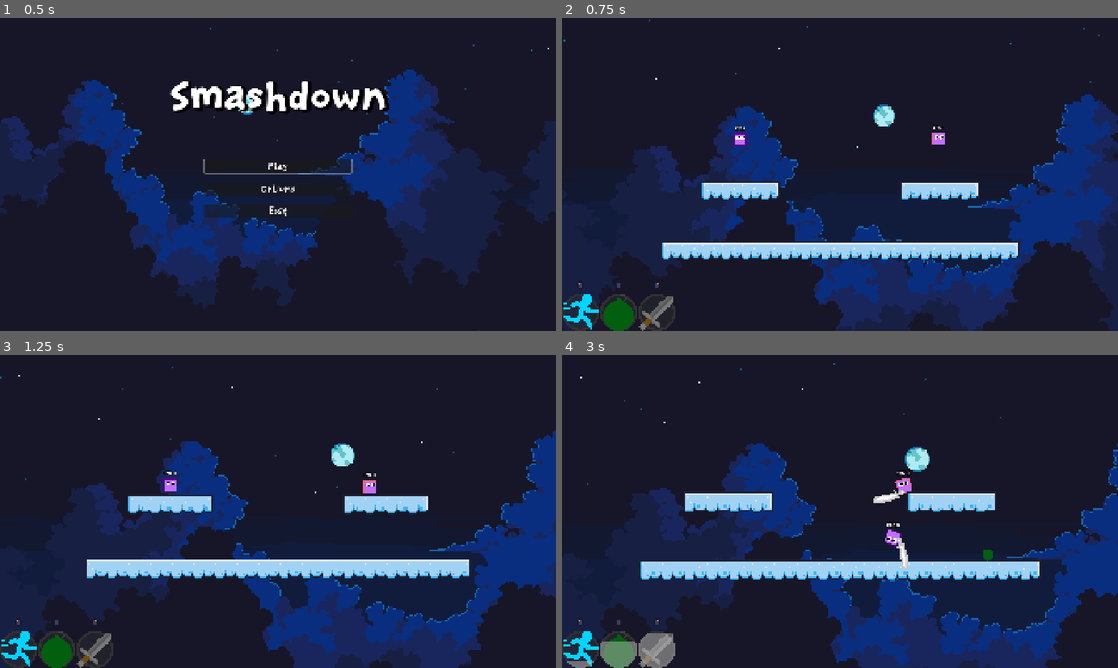
Above: before the commit, frames 1-4 (two rows, left to right).
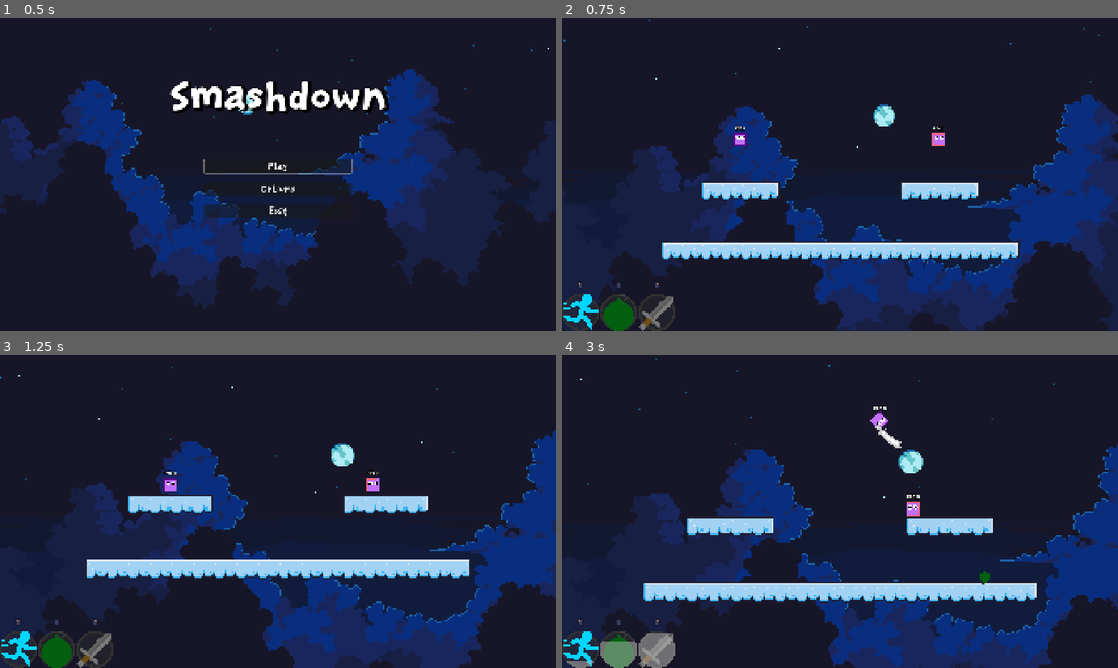
Above: after the commit, the same moments.

Repository: BoppleOpple/beat-the-clock
Game: Godot game, scene res://ui/main_menu/main_menu.tscn
The game is run twice, just before and just after one commit, with the same random seed, the same clock (stepped at 60 frames per second) and the same inputs.
Inputs (mouse positions are in pixels of both pictures, inside the frame that each line leads up to):
- Up to frame 1 (0.5 s): no input
- Up to frame 2 (0.75 s): click "Play" at 0.5 s
- Up to frame 3 (1.25 s): no input
- Up to frame 4 (3 s): move the mouse to (734, 486) at 1.27 s; hold D (gameplay_right) 1.28-2.03 s; click (734, 486) at 1.35 s; tap Space (gameplay_jump) at 1.52, 2.27 s; move the mouse to (917, 502) at 2.02 s; hold S (gameplay_down) 2.03-2.78 s; tap Middle mouse button (gameplay_ability_middle) at 2.1 s; click (917, 502) at 2.17 s; move the mouse to (895, 442) at 2.77 s; hold D (gameplay_right) from 2.78 s (still down); right-click (895, 442) at 2.85 s

Frame 1 is identical in both runs. In frame 2, 0.1% of the frame differs, in the area x 18-100%, y 34-50%; in frame 3, 0.1%; in frame 4, 18%, in the area x 3-100%, y 1-100%.

Commit message:
feat: make melee ai not suck ass

Diff:
--- a/actors/actor_base.gd
+++ b/actors/actor_base.gd
@@ -79,11 +79,14 @@
 var throw_sfx = preload("res://assets/audio/abilities/throw.mp3")
 var death_sfx = preload("res://assets/audio/entity/death.mp3")
 
+var motion_cause: Node2D = self
+
 ###########
 # METHODS #
 ###########
 
 func _ready() -> void:
+	self.motion_cause = self
 	$Timers/PlayerClock.start(GameManager.PLAYER_MAX_TIME / 2)
 
 func _process(_delta: float):
@@ -111,8 +114,8 @@
 	if should_free:
 		return
 
-	# keep ground detector beneath player
-	$JumpCollisionBelow.rotation = -self.rotation
+	# keep unrotatable objects beneath player
+	$Unrotatable.rotation = -self.rotation
 
 	if $Timers/HitstunTimer.time_left > 0.0:
 		return
@@ -241,7 +244,7 @@
 	# TODO add preventable death maybe
 	if force or true:
 		$DeathParticles.amount = clamp(int(self.linear_velocity.length() / 25), 4, 100)
-		print($DeathParticles.amount)
+
 		$DeathParticles.initial_velocity_min = self.linear_velocity.length() * 0.5
 		$DeathParticles.initial_velocity_max = self.linear_velocity.length() * 3
 		$DeathParticles.direction = -self.linear_velocity.rotated(-self.rotation)
@@ -300,7 +303,7 @@
 
 func _on_jump_collision_nearby_body_entered(body: Node2D) -> void:
 	# potentially change to group-based
-	if body != self and $JumpCollisionBelow.overlaps_body(body):
+	if body != self and $Unrotatable/JumpCollisionBelow.overlaps_body(body):
 		$Timers/CoyoteTimer.stop()
 		self.is_mid_jump = false
 		self.is_on_ground = true
@@ -311,7 +314,7 @@
 		$Timers/CoyoteTimer.start(DEFAULT_COYOTE_TIME)
 
 func _on_coyote_timer_timeout() -> void:
-	var validBodies: Array[Node2D] = $JumpCollisionBelow.get_overlapping_bodies()
+	var validBodies: Array[Node2D] = $Unrotatable/JumpCollisionBelow.get_overlapping_bodies()
 
 	validBodies.erase(self)
 	if validBodies.size() == 0:
--- a/actors/actor_base.tscn
+++ b/actors/actor_base.tscn
@@ -52,11 +52,8 @@
 }]
 
 [sub_resource type="CapsuleShape2D" id="CapsuleShape2D_ikrvj"]
-radius = 38.03295
+radius = 43.82058
 height = 118.982315
-
-[sub_resource type="CircleShape2D" id="CircleShape2D_ikrvj"]
-radius = 21.0
 
 [sub_resource type="RectangleShape2D" id="RectangleShape2D_3eufj"]
 size = Vector2(42, 42)
@@ -82,6 +79,9 @@
 point_count = 2
 
 [sub_resource type="AudioStreamPolyphonic" id="AudioStreamPolyphonic_nkf4j"]
+
+[sub_resource type="CircleShape2D" id="CircleShape2D_ikrvj"]
+radius = 21.0
 
 [node name="ActorBase" type="RigidBody2D" unique_id=950486434 groups=["POI"]]
 physics_material_override = SubResource("PhysicsMaterial_rkbax")
@@ -154,15 +154,9 @@
 monitoring = false
 
 [node name="CollisionShape2D" type="CollisionShape2D" parent="Visual/SwordAnchor/SlashCollision" unique_id=263427324]
-position = Vector2(59, -19.999998)
+position = Vector2(59, -21.000002)
 rotation = -0.45400715
 shape = SubResource("CapsuleShape2D_ikrvj")
-
-[node name="JumpCollisionBelow" type="Area2D" parent="." unique_id=1117522722]
-
-[node name="BelowCollider" type="CollisionShape2D" parent="JumpCollisionBelow" unique_id=1295610869]
-position = Vector2(0, 21)
-shape = SubResource("CircleShape2D_ikrvj")
 
 [node name="JumpCollisionNearby" type="Area2D" parent="." unique_id=282012949]
 
@@ -282,12 +276,20 @@
 max_polyphony = 8
 bus = &"SFX"
 
+[node name="Unrotatable" type="Node2D" parent="." unique_id=1612224296]
+
+[node name="JumpCollisionBelow" type="Area2D" parent="Unrotatable" unique_id=1117522722]
+
+[node name="BelowCollider" type="CollisionShape2D" parent="Unrotatable/JumpCollisionBelow" unique_id=1295610869]
+position = Vector2(0, 21)
+shape = SubResource("CircleShape2D_ikrvj")
+
 [connection signal="input_event" from="." to="." method="_on_input_event"]
 [connection signal="animation_finished" from="Visual/SwordAnchor/SwordSlash" to="." method="_on_sword_slash_animation_finished"]
 [connection signal="body_entered" from="Visual/SwordAnchor/SlashCollision" to="." method="_on_slash_collision_body_entered"]
-[connection signal="body_exited" from="JumpCollisionBelow" to="." method="_on_jump_collision_below_body_exited"]
 [connection signal="body_entered" from="JumpCollisionNearby" to="." method="_on_jump_collision_nearby_body_entered"]
 [connection signal="timeout" from="Timers/PlayerClock" to="." method="_on_player_clock_timeout"]
 [connection signal="timeout" from="Timers/CoyoteTimer" to="." method="_on_coyote_timer_timeout"]
 [connection signal="timeout" from="Timers/SlashStartupDelay" to="." method="_on_slash_startup_delay_timeout"]
 [connection signal="finished" from="DeathParticles" to="." method="_on_death_particles_finished"]
+[connection signal="body_exited" from="Unrotatable/JumpCollisionBelow" to="." method="_on_jump_collision_below_body_exited"]
--- a/actors/enemies/enemy_base.gd
+++ b/actors/enemies/enemy_base.gd
@@ -7,14 +7,19 @@
 ###########
 
 var state_graph: Dictionary[String, Array] = {
-	"IDLE": ["IDLE"]
+	"IDLE": ["IDLE"],
+	"RECOVERY": ["IDLE"]
 }
 
 var state_durations: Dictionary[String, float] = {
-	"IDLE": 5.0
+	"IDLE": 5.0,
+	"RECOVERY": 0.5
 }
 
 var current_state: String = "IDLE"
+var target_node: Node2D
+var target_direction: Vector2
+var nearby_nodes: Array[Node2D]
 
 ###########
 # METHODS #
@@ -27,6 +32,12 @@
 
 # Called every frame. 'delta' is the elapsed time since the previous frame.
 func _physics_process(delta: float) -> void:
+	self.nearby_nodes = $Unrotatable/Senses/SenseArea.get_overlapping_bodies()
+	self.target_node = _get_current_target()
+	self.target_direction = Vector2.ZERO
+
+	_check_recovery()
+
 	var frame_actions: Actions = Actions.new()
 
 	frame_actions.move_x = _get_move_x()
@@ -63,12 +74,35 @@
 func _get_current_target() -> Node2D:
 	return GameManager.player_ref
 
+func _check_recovery() -> void:
+	if $Timers/PanicTimer.time_left > 0:
+		return
+
+	$Unrotatable/Senses/SenseLeft.global_position = self.global_position
+	$Unrotatable/Senses/SenseBelowLeft.global_position = self.global_position
+	$Unrotatable/Senses/SenseBelow.global_position = self.global_position
+	$Unrotatable/Senses/SenseBelowRight.global_position = self.global_position
+	$Unrotatable/Senses/SenseRight.global_position = self.global_position
+
+	var successful_rays: int = 0
+
+	if $Unrotatable/Senses/SenseBelowLeft.is_colliding():  successful_rays += 1
+	if $Unrotatable/Senses/SenseBelow.is_colliding():      successful_rays += 1
+	if $Unrotatable/Senses/SenseBelowRight.is_colliding(): successful_rays += 1
+
+	if successful_rays <= 1:
+		_set_state("RECOVERY")
+
+func _set_state(state: String) -> void:
+	current_state = state
+	$Timers/StateTransitionTimer.start(state_durations[state])
+
 func get_aim_direction() -> Vector2:
-	var target: Node2D = _get_current_target()
+	if self.target_direction == Vector2.ZERO:
+		self.target_direction = (target_node.global_position - self.global_position).normalized()
 
-	return (target.global_position - self.global_position).normalized()
+	return self.target_direction
 
 func _on_state_transition_timer_timeout() -> void:
 	var state_pool: Array = state_graph[current_state]
-	current_state = str(state_pool[randi_range(0, state_pool.size() - 1)])
-	$Timers/StateTransitionTimer.start(state_durations[current_state])
+	_set_state(str(state_pool[randi_range(0, state_pool.size() - 1)]))
--- a/actors/enemies/enemy_base.tscn
+++ b/actors/enemies/enemy_base.tscn
@@ -2,6 +2,9 @@
 
 [ext_resource type="PackedScene" uid="uid://b1anqspvwemms" path="res://actors/actor_base.tscn" id="1_d0nw6"]
 [ext_resource type="Script" uid="uid://g711xll2ltvp" path="res://actors/enemies/enemy_base.gd" id="2_4d8hh"]
+
+[sub_resource type="CircleShape2D" id="CircleShape2D_ikrvj"]
+radius = 200.0
 
 [node name="EnemyBase" unique_id=950486434 instance=ExtResource("1_d0nw6")]
 script = ExtResource("2_4d8hh")
@@ -13,4 +16,32 @@
 wait_time = 5.0
 one_shot = true
 
+[node name="PanicTimer" type="Timer" parent="Timers" parent_id_path=PackedInt32Array(1078520662) index="9" unique_id=77792231]
+process_callback = 0
+wait_time = 0.2
+one_shot = true
+autostart = true
+
+[node name="Senses" type="Node" parent="Unrotatable" parent_id_path=PackedInt32Array(1612224296) index="1" unique_id=2076643341]
+
+[node name="SenseArea" type="Area2D" parent="Unrotatable/Senses" index="0" unique_id=127901783]
+
+[node name="CollisionShape2D" type="CollisionShape2D" parent="Unrotatable/Senses/SenseArea" index="0" unique_id=1514782470]
+shape = SubResource("CircleShape2D_ikrvj")
+
+[node name="SenseLeft" type="RayCast2D" parent="Unrotatable/Senses" index="1" unique_id=962626120]
+target_position = Vector2(-1000, 0)
+
+[node name="SenseBelowLeft" type="RayCast2D" parent="Unrotatable/Senses" index="2" unique_id=1575102843]
+target_position = Vector2(-1500, 1500)
+
+[node name="SenseBelow" type="RayCast2D" parent="Unrotatable/Senses" index="3" unique_id=841612493]
+target_position = Vector2(0, 2000)
+
+[node name="SenseBelowRight" type="RayCast2D" parent="Unrotatable/Senses" index="4" unique_id=219786275]
+target_position = Vector2(1500, 1500)
+
+[node name="SenseRight" type="RayCast2D" parent="Unrotatable/Senses" index="5" unique_id=1030680176]
+target_position = Vector2(1000, 0)
+
 [connection signal="timeout" from="Timers/StateTransitionTimer" to="." method="_on_state_transition_timer_timeout"]
--- a/actors/enemies/melee/enemy_melee.gd
+++ b/actors/enemies/melee/enemy_melee.gd
@@ -1,11 +1,17 @@
 class_name EnemyMelee
 extends EnemyBase
+
+const GRENADE_AWARENESS_CHANCE: float = 0.5
+
+const PANIC_DASH_CHANCE: float = 0.25
 
 ###########
 # GLOBALS #
 ###########
 
 var next_sword: int = 2
+
+var slash_timer_duration: float = GameManager.ABILITY_COOLDOWN[GameManager.Ability.SWORD] * 0.66
 
 ###########
 # METHODS #
@@ -16,12 +22,14 @@
 
 	state_graph = {
 		"IDLE": ["IDLE", "IDLE", "IDLE", "RUSH"],
-		"RUSH": ["IDLE"]
+		"RUSH": ["IDLE", "IDLE", "IDLE", "RUSH"],
+		"RECOVERY": ["RUSH"]
 	}
 
 	state_durations = {
-		"IDLE": 2.0,
-		"RUSH": 6.0
+		"IDLE": 1.0,
+		"RUSH": 6.0,
+		"RECOVERY": 0.5
 	}
 
 	ability_1 = GameManager.Ability.DASH
@@ -29,52 +37,72 @@
 	ability_3 = GameManager.Ability.SWORD
 
 func _get_move_x() -> float:
-	var target: Node2D = _get_current_target()
 	match current_state:
 		"IDLE":
 			return clamp(-global_position.x / 1000, -1, 1)
 		"RUSH":
-			return clamp((target.global_position.x - global_position.x) / 300, -1, 1)
+			return clamp((self.target_node.global_position.x - global_position.x) / 300, -1, 1)
+		"RECOVERY":
+			return clamp(-global_position.x / 1000, -1, 1)
 	return 0.0
 
 func _get_jump() -> bool:
-	var target: Node2D = _get_current_target()
 	match current_state:
 		"IDLE":
 			pass
 		"RUSH":
-			return target.global_position.y < global_position.y + 100
+			return self.target_node.global_position.y < global_position.y + 100
+		"RECOVERY":
+			return true
 	return false
 
 func _get_slow_fall() -> bool:
-	var target: Node2D = _get_current_target()
 	match current_state:
 		"IDLE":
+			return false
+		"RUSH":
+			return self.target_node.global_position.y < global_position.y - 20
+		"RECOVERY":
 			return true
-		"RUSH":
-			return target.global_position.y < global_position.y - 20
 	return false
 
 func _get_ability_1() -> bool:
-	var target: Node2D = _get_current_target()
 	match current_state:
 		"IDLE":
 			return false
 		"RUSH":
 			# dash when far away
-			return global_position.distance_to(target.global_position) > 500
+			return global_position.distance_to(self.target_node.global_position) > 500
+		"RECOVERY":
+			if $Unrotatable/Senses/SenseLeft.is_colliding():
+				self.target_direction = Vector2.from_angle(-3*PI/4)
+				return true
+			if $Unrotatable/Senses/SenseRight.is_colliding():
+				self.target_direction = Vector2.from_angle(-PI/4)
+				return true
+			if randf() < PANIC_DASH_CHANCE:
+				self.target_direction = Vector2.UP
+				return true
 	return false
 
 func _get_ability_2() -> bool:
-	var target: Node2D = _get_current_target()
-	if global_position.distance_to(target.global_position) < 200 and next_sword == 2:
+	if ( \
+		global_position.distance_to(self.target_node.global_position) < 200 \
+		and next_sword == 2 \
+		and $Timers/SlashTimer.time_left == 0 \
+	):
+		$Timers/SlashTimer.start(slash_timer_duration)
 		next_sword = 3
 		return true
 	return false
 
 func _get_ability_3() -> bool:
-	var target: Node2D = _get_current_target()
-	if global_position.distance_to(target.global_position) < 200 and next_sword == 3:
+	if ( \
+		global_position.distance_to(self.target_node.global_position) < 200 \
+		and next_sword == 3 \
+		and $Timers/SlashTimer.time_left == 0 \
+	):
+		$Timers/SlashTimer.start(slash_timer_duration)
 		next_sword = 2
 		return true
 	return false
@@ -83,4 +111,8 @@
 	return false
 
 func _get_current_target() -> Node2D:
+	for node in nearby_nodes:
+		if (node is Grenade) and randf() < GRENADE_AWARENESS_CHANCE:
+			return node
+
 	return GameManager.player_ref
--- a/actors/enemies/melee/enemy_melee.tscn
+++ b/actors/enemies/melee/enemy_melee.tscn
@@ -3,5 +3,23 @@
 [ext_resource type="PackedScene" uid="uid://dph6l0nqt4m0p" path="res://actors/enemies/enemy_base.tscn" id="1_hc106"]
 [ext_resource type="Script" uid="uid://devp12u3i0ytj" path="res://actors/enemies/melee/enemy_melee.gd" id="2_sihox"]
 
+[sub_resource type="CircleShape2D" id="CircleShape2D_ikrvj"]
+radius = 21.0
+
 [node name="EnemyMelee" unique_id=950486434 groups=["baddies"] instance=ExtResource("1_hc106")]
 script = ExtResource("2_sihox")
+
+[node name="CollisionShape2D" parent="Visual/SwordAnchor/SlashCollision" parent_id_path=PackedInt32Array(1804471) index="0" unique_id=263427324]
+position = Vector2(59, -19.999998)
+
+[node name="JumpCollisionBelow" type="Area2D" parent="." index="2" unique_id=1117522722]
+
+[node name="BelowCollider" type="CollisionShape2D" parent="JumpCollisionBelow" index="0" unique_id=1295610869]
+position = Vector2(0, 21)
+shape = SubResource("CircleShape2D_ikrvj")
+
+[node name="SlashTimer" type="Timer" parent="Timers" parent_id_path=PackedInt32Array(1078520662) index="11" unique_id=120634366]
+process_callback = 0
+one_shot = true
+
+[connection signal="body_exited" from="JumpCollisionBelow" to="." method="_on_jump_collision_below_body_exited"]
--- a/actors/objects/grenade.gd
+++ b/actors/objects/grenade.gd
@@ -1,3 +1,4 @@
+class_name Grenade
 extends RigidBody2D
 
 const BLAST_IMPULSE_SCALE: float = 85000.0
@@ -58,7 +59,6 @@
 		var velocity_scale: float = clamp((1/offset_vector.length()) * BLAST_IMPULSE_SCALE, 0, BLAST_IMPULSE_CAP)
 		var impulse: Vector2 = offset_vector.normalized() * velocity_scale
 
-		print(impulse.length())
 		if other is ActorBase:
 			other.handle_knockback(impulse, self)
 		else:
